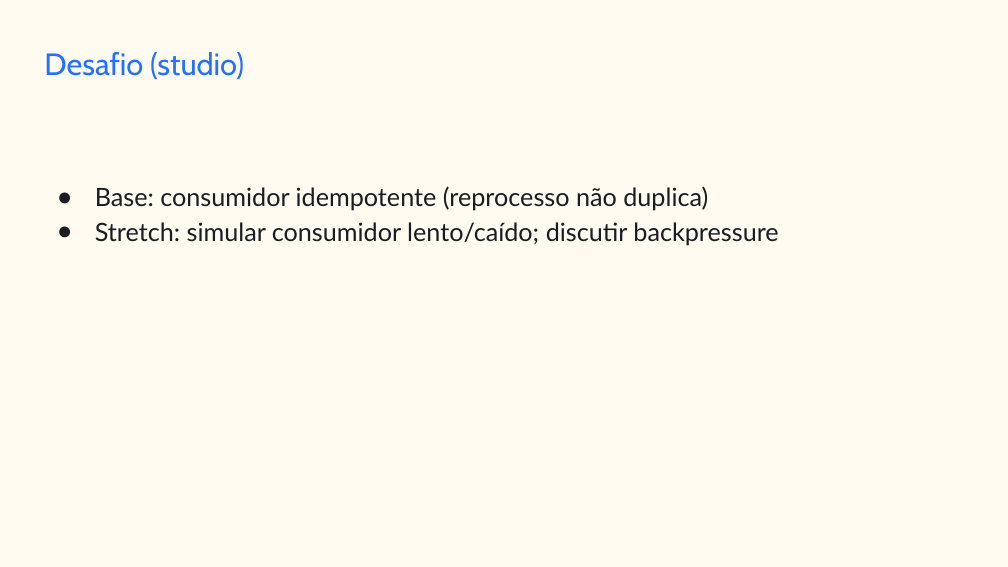
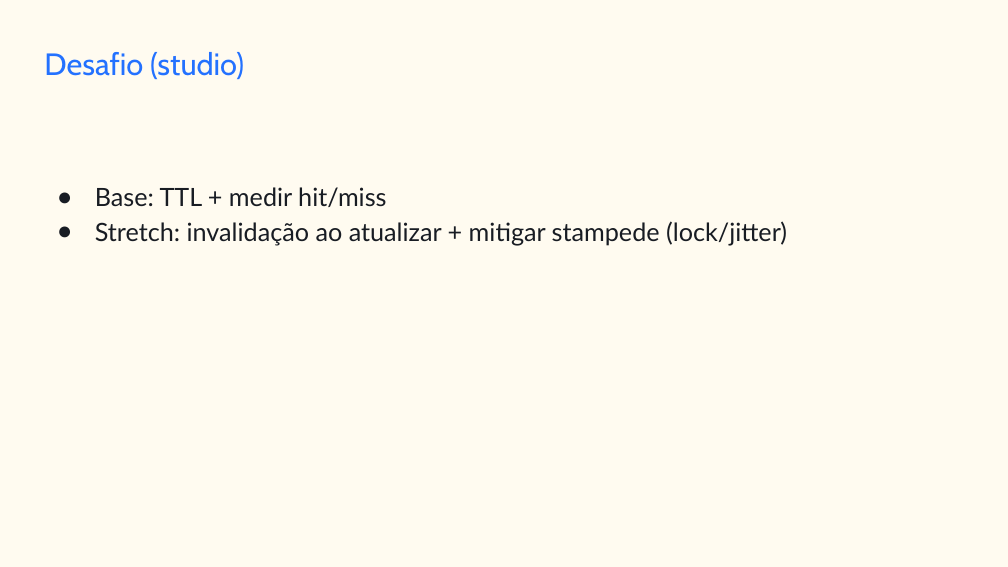
Before and after one commit to jessehaniel85/1705-be-jv-010, a slide deck: slide 6 of plano-de-aulas/aula-04-slides.pptx. Drawn at 1008x567 pixels with LibreOffice and Linux fonts; fonts in the diff are those of the drawing. Boxes give left, top, right and bottom in pixels: in the first picture for what was removed or moved away, otherwise in the second. Text is boxed around its words. In the diff, an @@ line names an element or a change of style, - is before the commit and + after.

```diff
--- a/plano-de-aulas/aula-04-slides.pptx
+++ b/plano-de-aulas/aula-04-slides.pptx
@@ text at <box>95,187,787,245</box>: text changed @@
-● Base: consumidor idempotente (reprocesso não duplica)
-● Stretch: simular consumidor lento/caído; discutir backpressure
+● Base: TTL + medir hit/miss
+● Stretch: invalidação ao atualizar + mitigar stampede (lock/jitter)
```
Also in this commit, not shown: 6 other slides changed, 15 other files.
